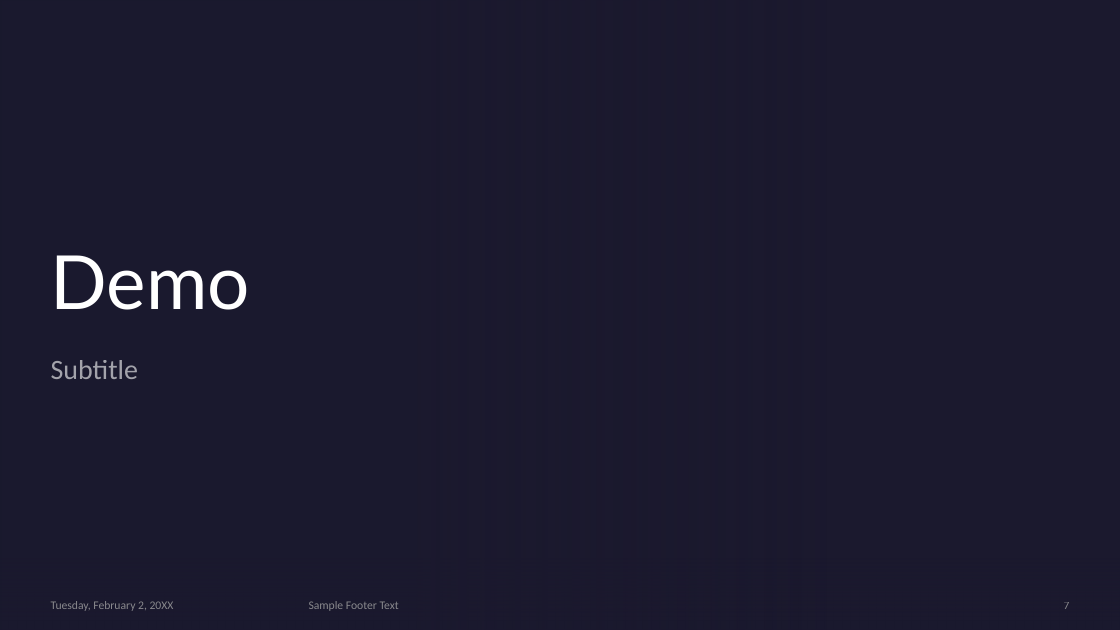
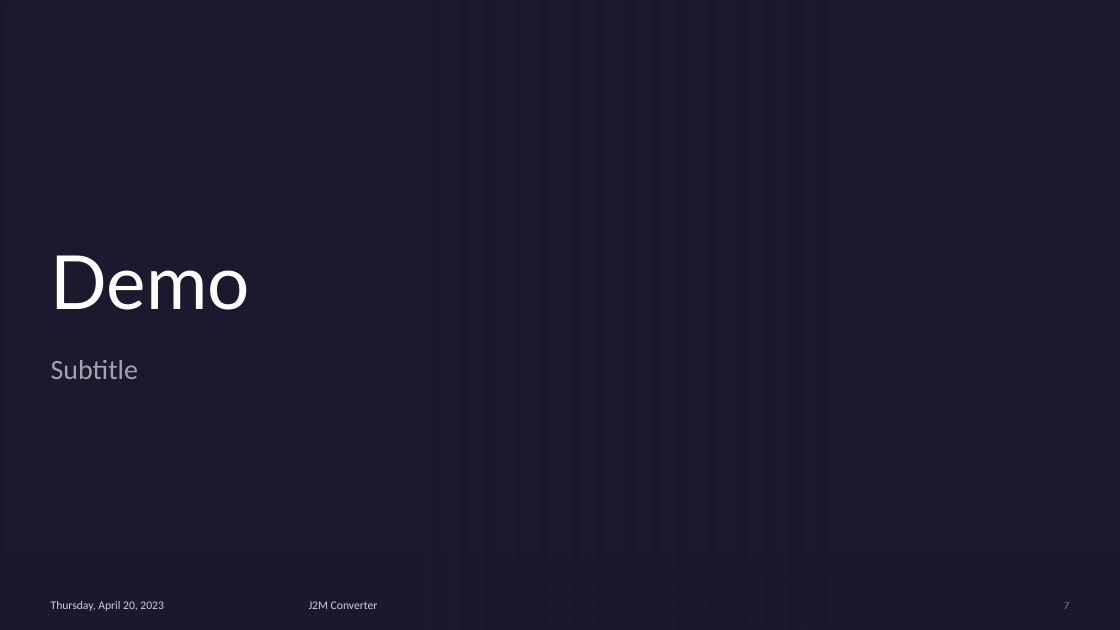
Before and after one commit to babapooja/Masters-Project, a slide deck: slide 7 of Documents/[MastersProject]J2MConverter.pptx. Drawn at 1120x630 pixels with LibreOffice and Linux fonts; fonts in the diff are those of the drawing; background and template pictures are left out. Boxes give left, top, right and bottom in pixels: in the first picture for what was removed or moved away, otherwise in the second. Text is boxed around its words. In the diff, an @@ line names an element or a change of style, - is before the commit and + after.

```diff
--- a/Documents/[MastersProject]J2MConverter.pptx
+++ b/Documents/[MastersProject]J2MConverter.pptx
@@ text at (51,601,164,611): text changed; text colour #A6A6A6 at 80% opacity to #FFFFFF at 80% opacity @@
-Tuesday, February 2, 20XX
+Thursday, April 20, 2023
@@ text at (309,601,378,609): text changed; text colour #A6A6A6 at 80% opacity to #FFFFFF at 80% opacity @@
-Sample Footer Text
+J2M Converter
```
Also in this commit, not shown: 3 other slides changed, 3 other files.
